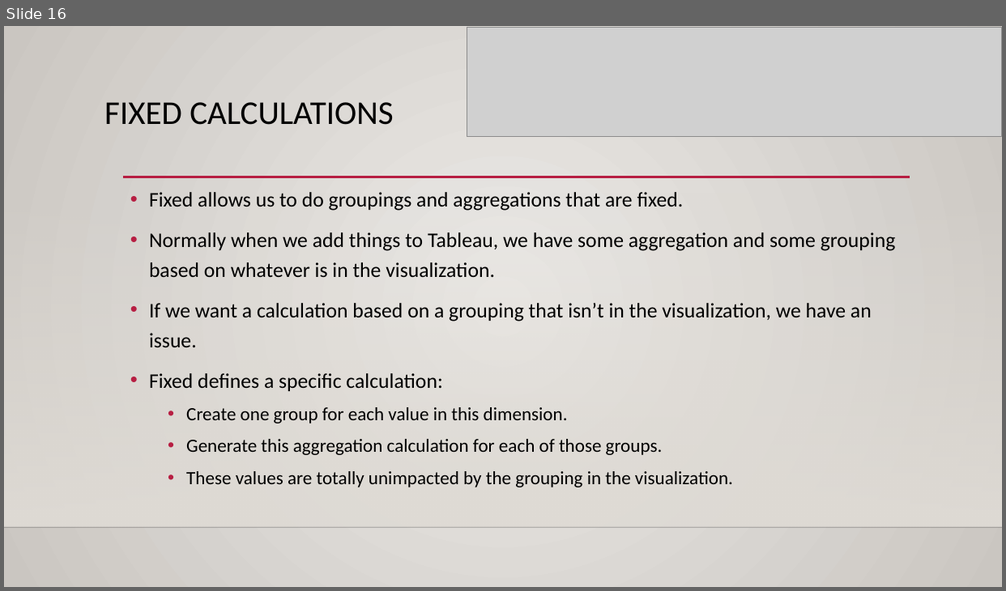
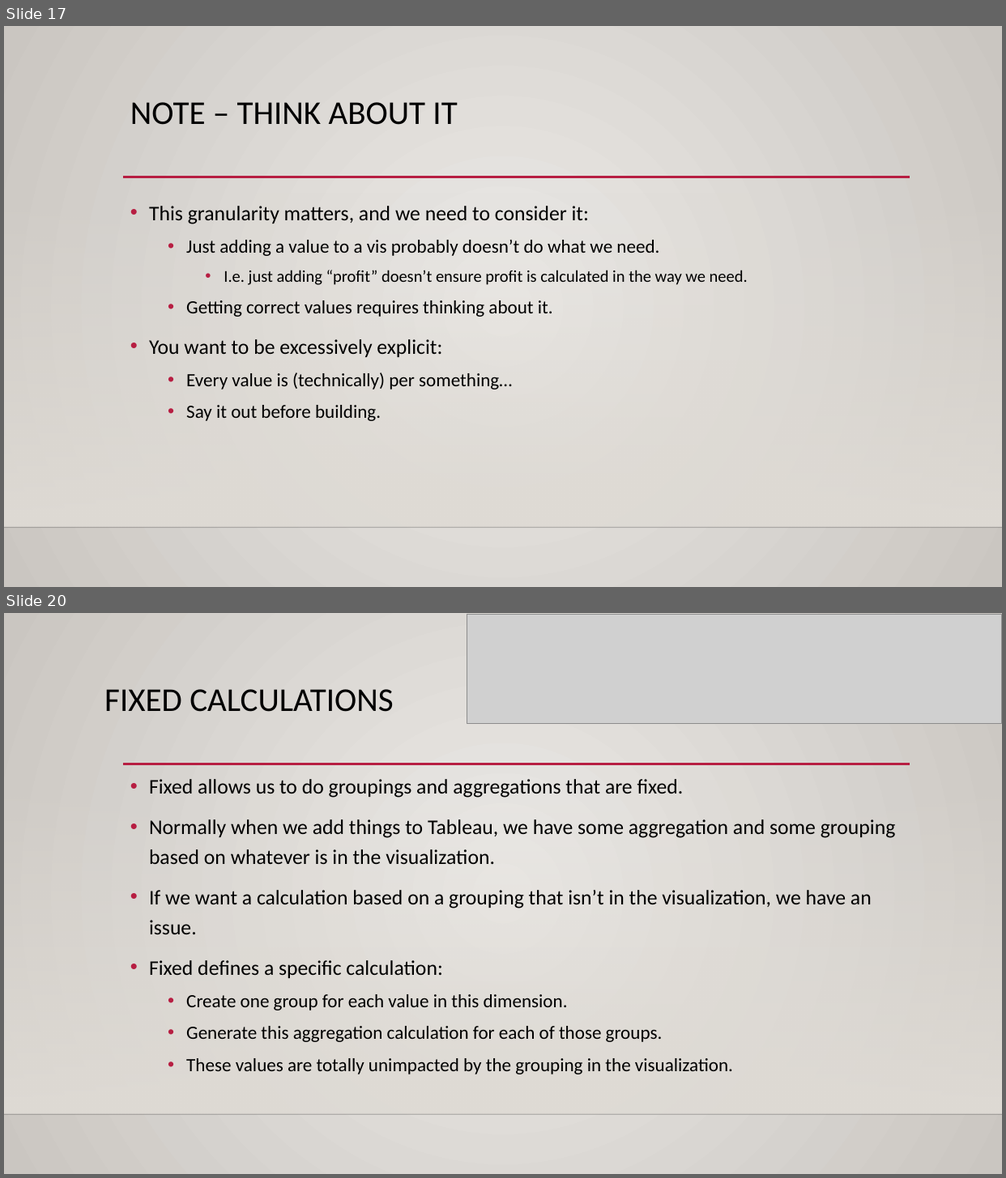
Before and after one commit to AkeemSemper/ml_datasets, a slide deck: slides/spatial_joins.pptx. Shown one above the other, each under a label of ours: slide 16 before the commit, slides 17 and 20 after it; the slides between them are not shown. The pictures are 1006x591 and 1006x1178 pixels, drawn with LibreOffice and Linux fonts; fonts in the diff are those of the drawing; grey boxes stand for pictures; background and template pictures are left out. Boxes give left, top, right and bottom in pixels: in the first picture for what was removed or moved away, otherwise in the second. Text is boxed around its words. In the diff, an @@ line names an element or a change of style, - is before the commit and + after.

```diff
--- a/slides/spatial_joins.pptx
+++ b/slides/spatial_joins.pptx
@@ slide 17 added at (4, 26, 1002, 587), background gradient #ECEAE7 to #CAC7C1; not listed: 3 template elements that a slide beside it also shows @@
@@ title added at (130, 102, 457, 125), 32 pt, text #000000 @@
+NOTE – THINK ABOUT IT
@@ text added at (149, 206, 748, 421), 18 pt, text #000000 @@
+• This granularity matters, and we need to consider it:
+  • Just adding a value to a vis probably doesn’t do what we need.
+    • I.e. just adding “profit” doesn’t ensure profit is calculated in the way we need.
+  • Getting correct values requires thinking about it.
+• You want to be excessively explicit:
+  • Every value is (technically) per something…
+  • Say it out before building.
@@ what was slide 16 is now slide 20 @@
```
Also in this commit, not shown: 1 slide changed, 3 other slides added, 6 other files.
